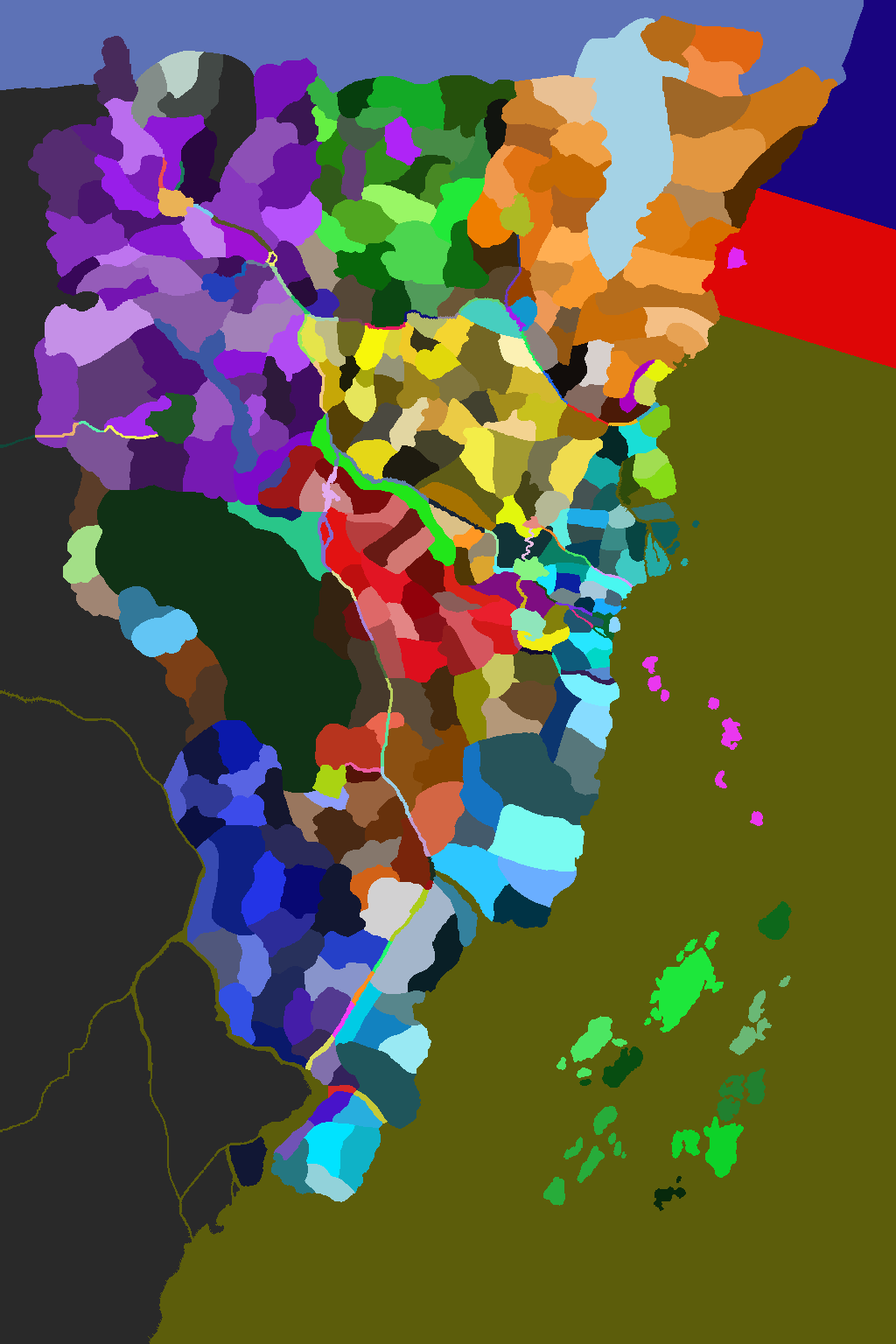
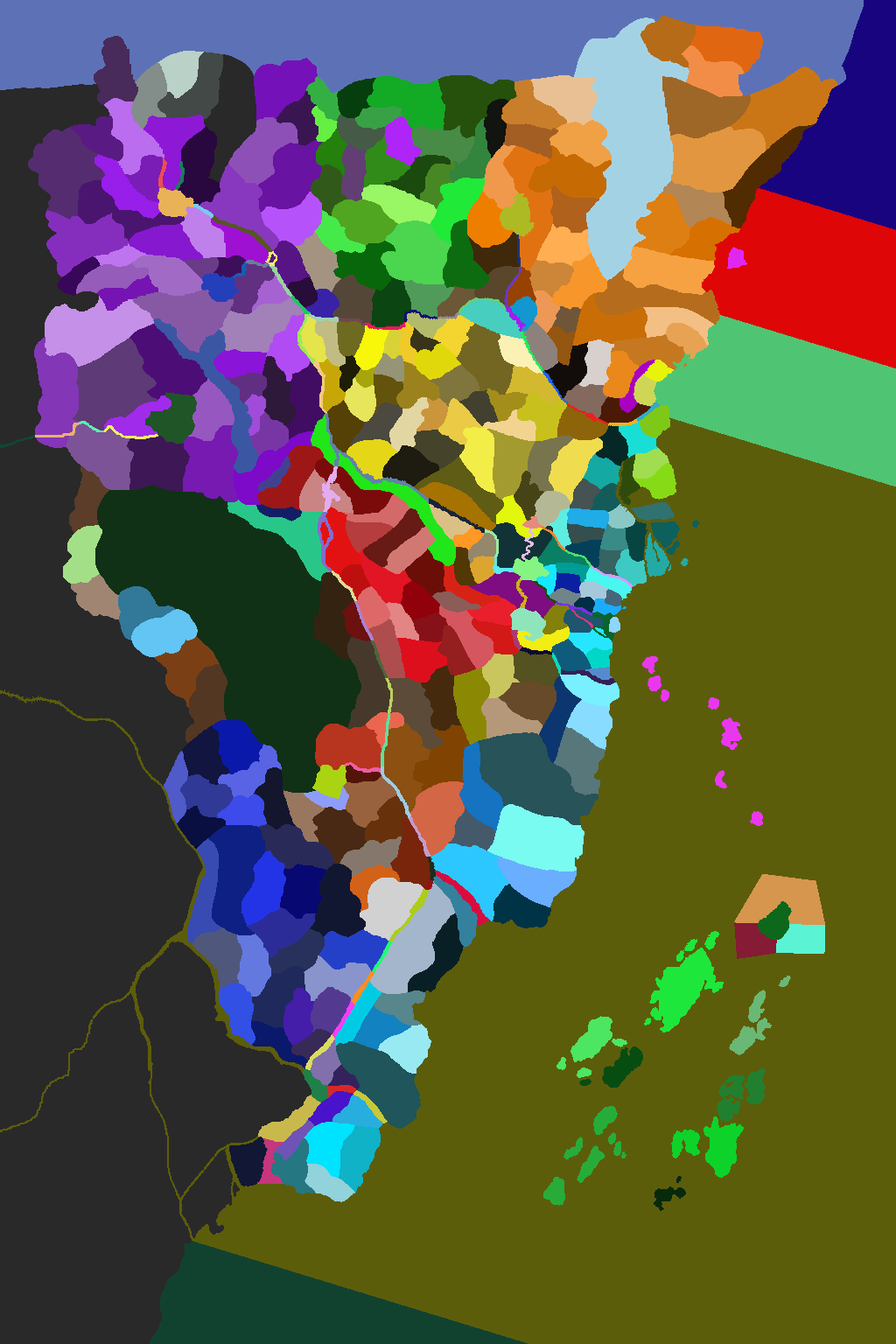
Before/after of a 896x1344 layered artwork. What changed in the layer stack:
painted on "sea_provinces" over (x1=149, y1=314, x2=896, y2=1344)
painted on "sea2" over (x1=148, y1=870, x2=748, y2=1342)
painted on "rokugan grey map" over (x1=147, y1=1076, x2=311, y2=1342)
painted on "sea" over (x1=147, y1=1076, x2=311, y2=1342)
